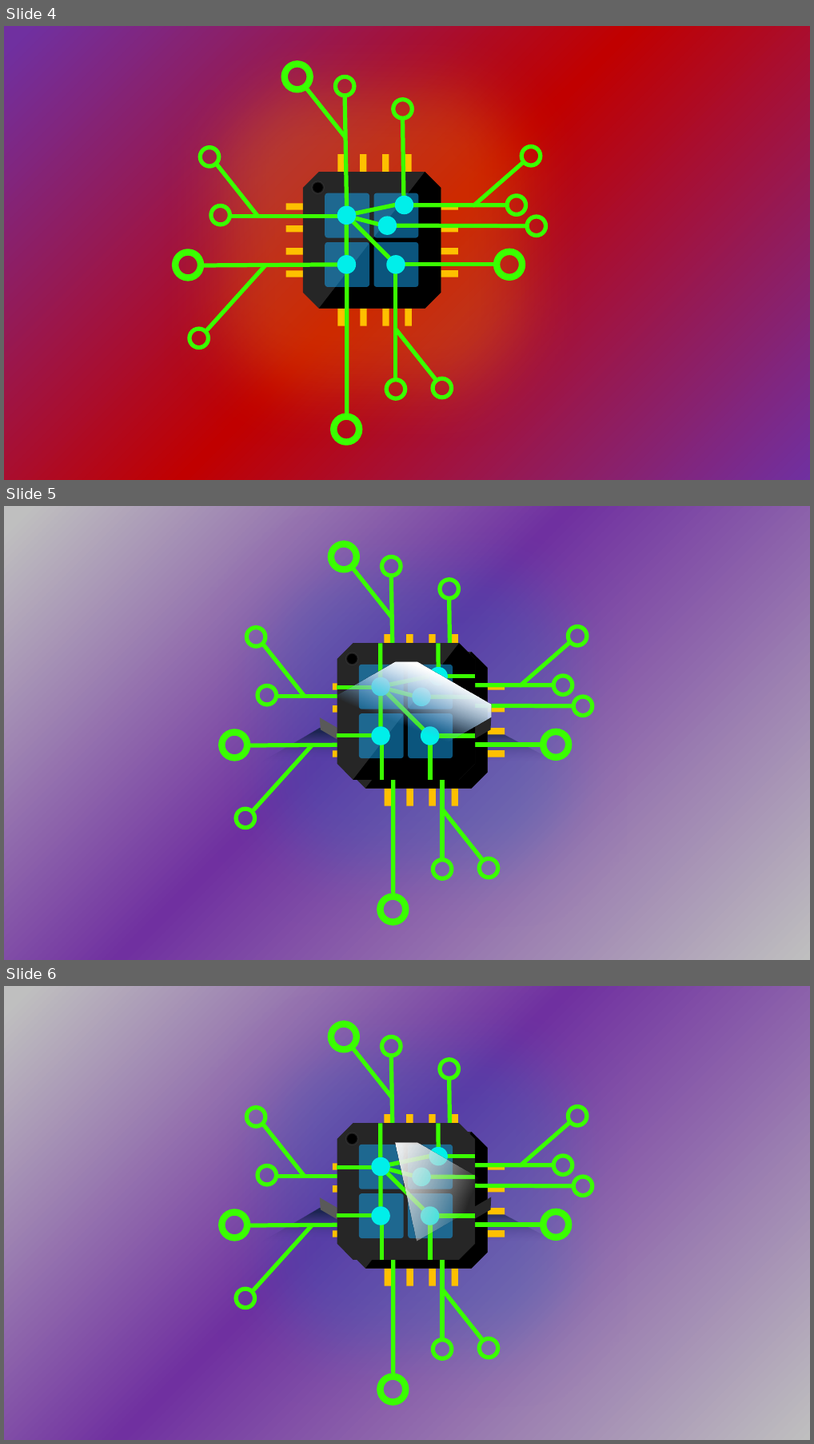
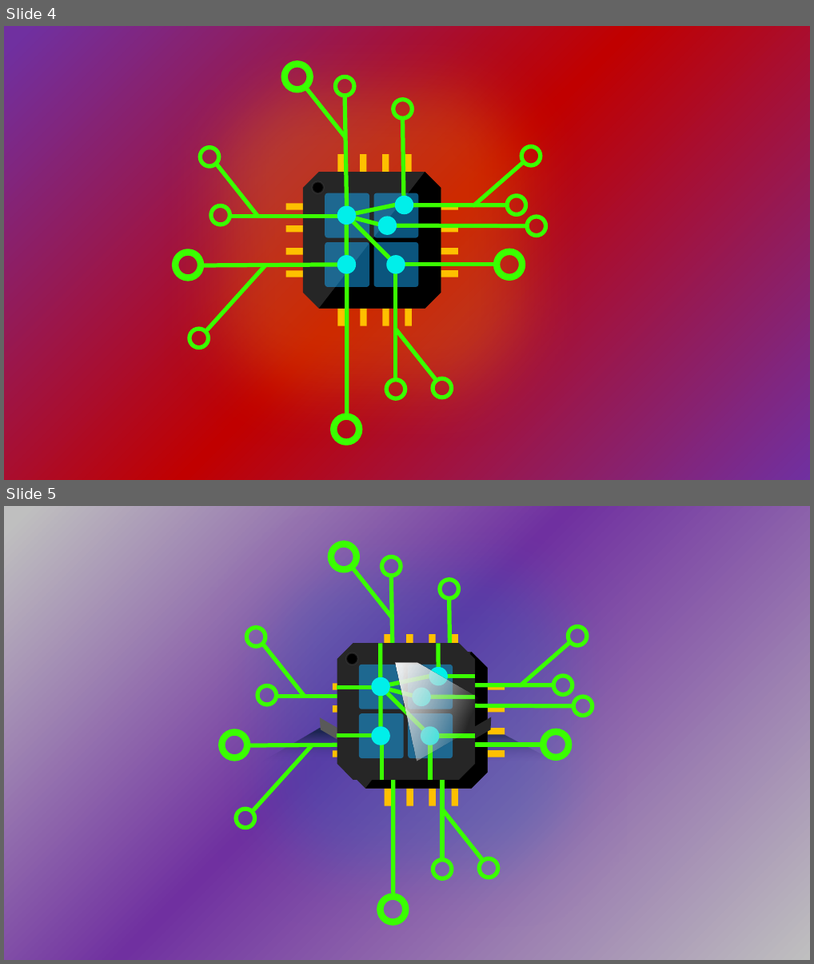
Before and after one commit to asynkron/website, a slide deck: media/logo.pptx. Shown one above the other, each under a label of ours: slides 4, 5 and 6 before the commit, slides 4 and 5 after it. The pictures are 814x1444 and 814x964 pixels, drawn with LibreOffice and Linux fonts; fonts in the diff are those of the drawing. Boxes give left, top, right and bottom in pixels: in the first picture for what was removed or moved away, otherwise in the second. Text is boxed around its words. In the diff, an @@ line names an element or a change of style, - is before the commit and + after.

```diff
--- a/media/logo.pptx
+++ b/media/logo.pptx
@@ slide 5 removed at (4, 506, 810, 960), background gradient #BFBFBF to #7030A0 @@
@@ octagon removed at (338, 643, 475, 780) @@
@@ freeform shape removed at (315, 717, 399, 772) @@
@@ freeform shape removed at (411, 717, 497, 773) @@
@@ freeform shape removed at (263, 728, 556, 762) @@
@@ line removed from (340, 740) to (340, 730) @@
@@ group removed at (338, 643, 475, 780): 13 lines, 6 ellipses, 4 rounded rectangles, 1 octagon, 1 freeform shape @@
@@ group removed at (222, 544, 593, 922): 20 ellipses, 18 lines, 4 rounded rectangles, 2 freeform shapes, 1 octagon @@
@@ line removed from (472, 740) to (472, 730) @@
@@ line removed from (374, 760) to (374, 750) @@
@@ rectangle removed at (394, 760, 416, 772) @@
@@ line removed from (437, 760) to (437, 749) @@
@@ what was slide 6 is now slide 5 @@
```
Also in this commit, not shown: 1 slide changed, 1 other slide removed, 3 other files.
